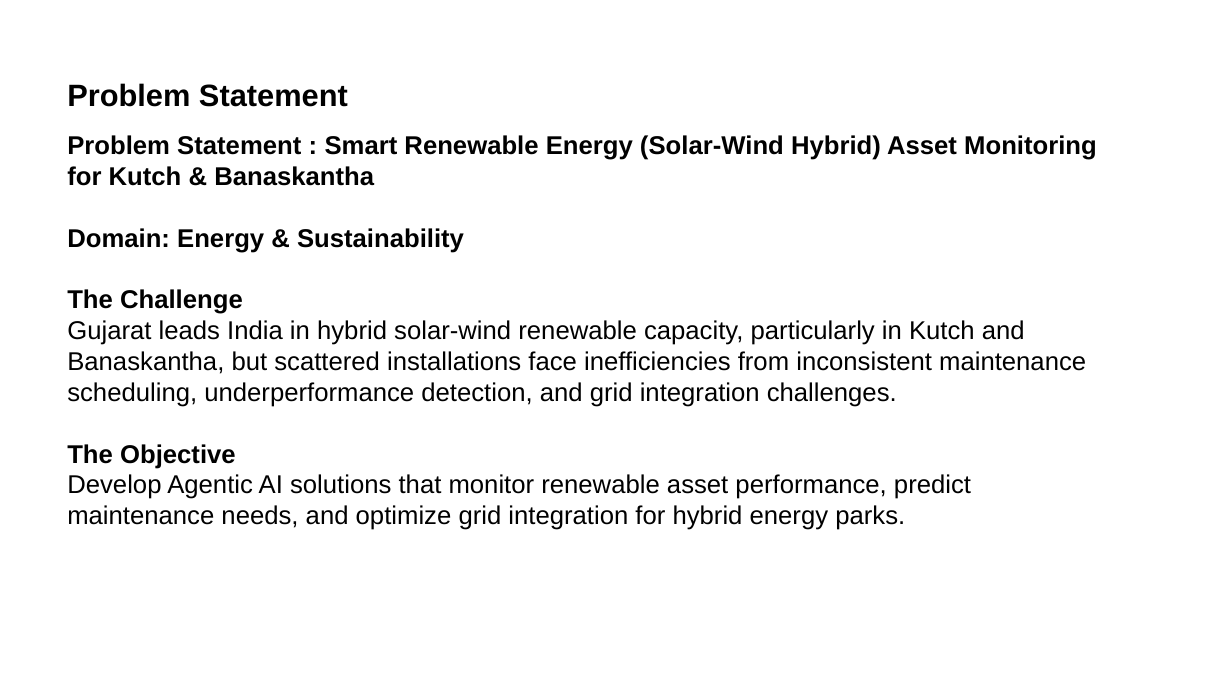
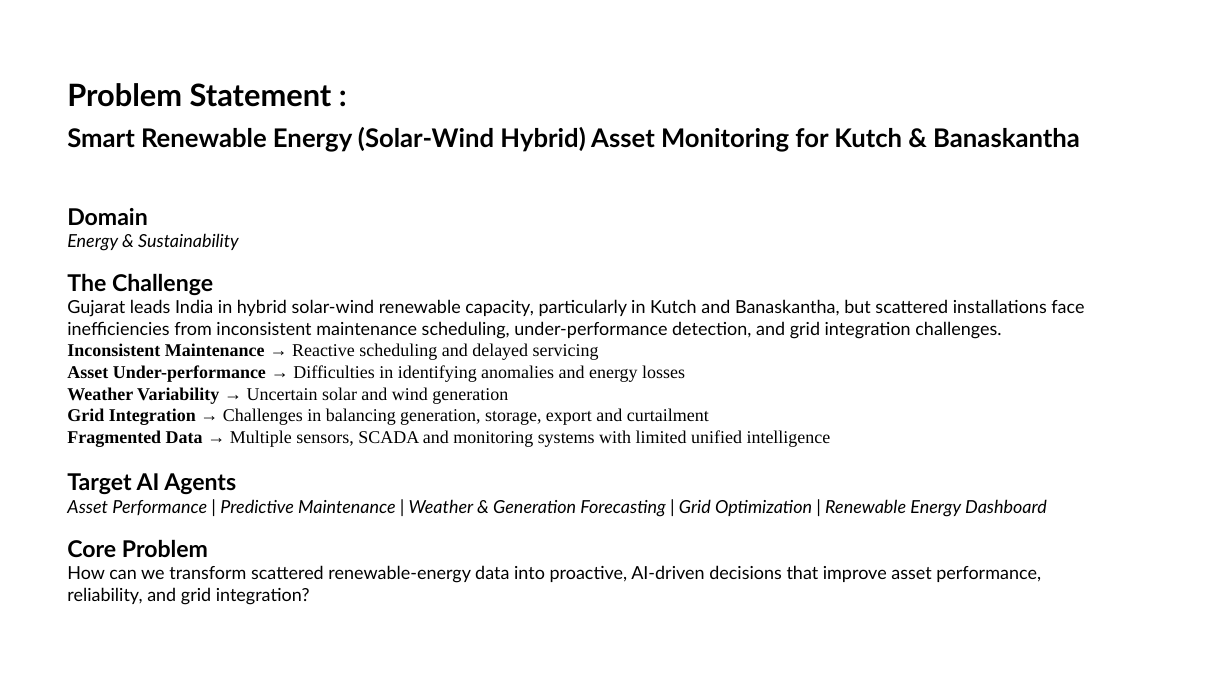
Before and after one commit to kyt47000/GreenPulse-AI, a slide deck: slide 3 of docs/14--Smart_Renewable_Energy_(Solar-Wind Hybrid)_Asset_Monitoring_for_Kutch & Banaskantha--GreenPulse_AI.pptx. Drawn at 1232x693 pixels with LibreOffice and Linux fonts; fonts in the diff are those of the drawing. Boxes give left, top, right and bottom in pixels: in the first picture for what was removed or moved away, otherwise in the second. Text is boxed around its words. In the diff, an @@ line names an element or a change of style, - is before the commit and + after.

```diff
--- a/docs/14--Smart_Renewable_Energy_(Solar-Wind Hybrid)_Asset_Monitoring_for_Kutch & Banaskantha--GreenPulse_AI.pptx
+++ b/docs/14--Smart_Renewable_Energy_(Solar-Wind Hybrid)_Asset_Monitoring_for_Kutch & Banaskantha--GreenPulse_AI.pptx
@@ text at box(67, 83, 332, 107): text changed; font Arial to Lato @@
-Problem Statement
+Problem Statement :
@@ text at box(67, 135, 1097, 253): paragraphs removed @@
-Problem Statement : Smart Renewable Energy (Solar-Wind Hybrid) Asset Monitoring for Kutch & Banaskantha
-Domain: Energy & Sustainability
@@ text added at box(67, 127, 1080, 152), 20 pt, text #000000, bold @@
+Smart Renewable Energy (Solar-Wind Hybrid) Asset Monitoring for Kutch & Banaskantha
@@ text added at box(67, 208, 239, 251), 14 pt, text #000000, italic @@
+Domain
+Energy & Sustainability
@@ text "The Challenge": place and size @@
-text "The Challenge" at box(67, 135, 1097, 530)
+text "The Challenge" at box(67, 273, 1084, 447)
@@ text at box(67, 299, 1084, 447): text changed; size 20 to 14 pt; font Arial to Times New Roman @@
-Gujarat leads India in hybrid solar-wind renewable capacity, particularly in Kutch and Banaskantha, but scattered installations face inefficiencies from inconsistent maintenance scheduling, underperformance detection, and grid integration challenges.
-The Objective
-Develop Agentic AI solutions that monitor renewable asset performance, predict maintenance needs, and optimize grid integration for hybrid energy parks.
+Gujarat leads India in hybrid solar-wind renewable capacity, particularly in Kutch and Banaskantha, but scattered installations face inefficiencies from inconsistent maintenance scheduling, under-performance detection, and grid integration challenges.
+Inconsistent Maintenance → Reactive scheduling and delayed servicing
+Asset Under-performance → Difficulties in identifying anomalies and energy losses
+Weather Variability → Uncertain solar and wind generation
+Grid Integration → Challenges in balancing generation, storage, export and curtailment
+Fragmented Data → Multiple sensors, SCADA and monitoring systems with limited unified intelligence
@@ text at box(67, 273, 213, 295): size 20 to 18 pt, font Arial to Lato in "The Challenge" @@
@@ text added at box(67, 473, 1047, 517), 14 pt, text #000000, italic @@
+Target AI Agents
+Asset Performance | Predictive Maintenance | Weather & Generation Forecasting | Grid Optimization | Renewable Energy Dashboard
@@ text added at box(67, 539, 1041, 605), 14 pt, text #000000 @@
+Core Problem
+How can we transform scattered renewable-energy data into proactive, AI-driven decisions that improve asset performance, reliability, and grid integration?
```
Also in this commit, not shown: 4 other slides changed, 19 slides added, 13 slides removed, 6 other files.
